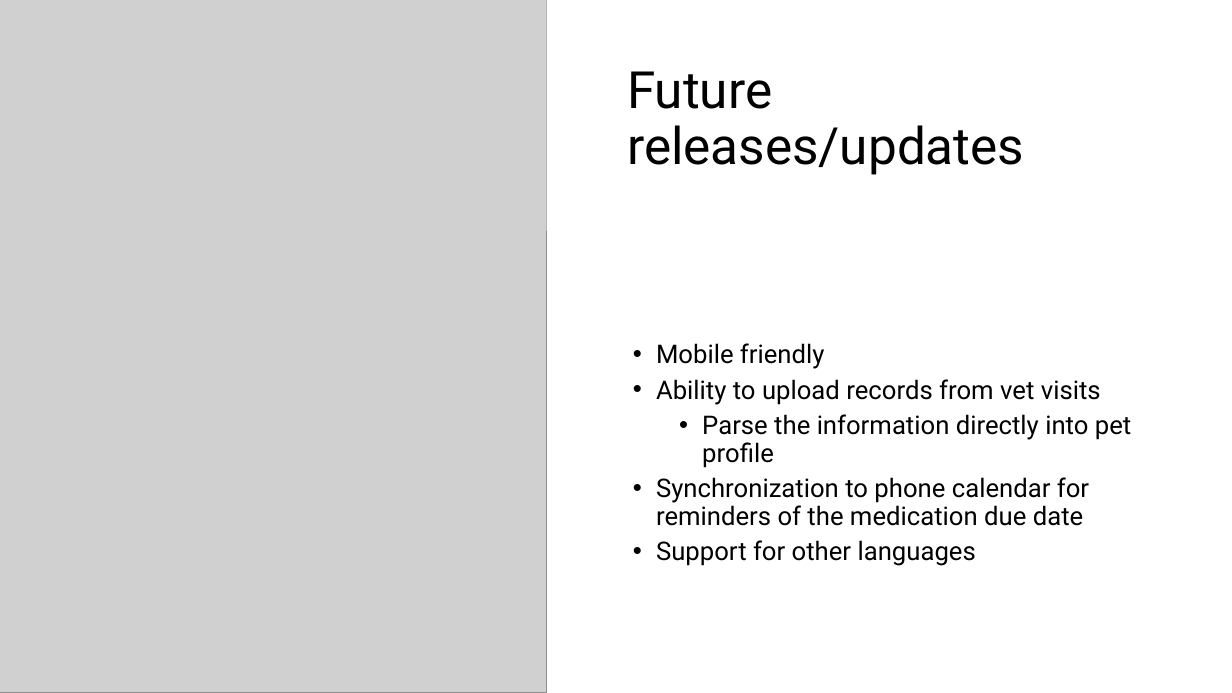
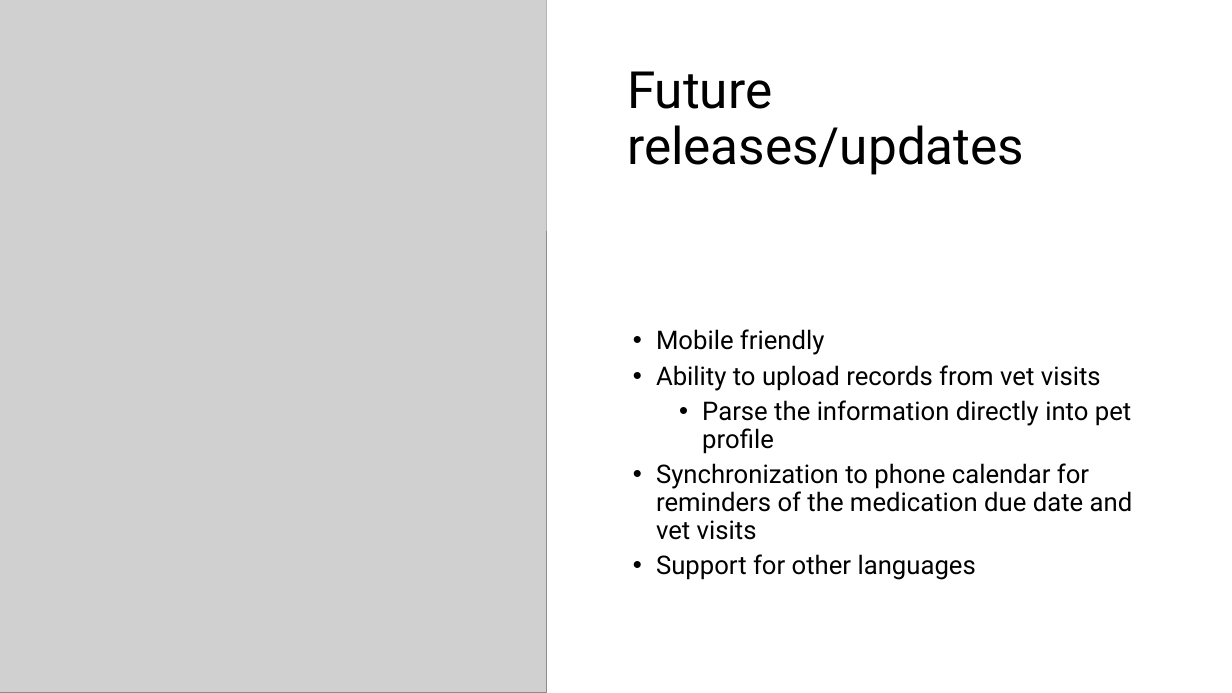
Before and after one commit to fcynnek/Final-Project, a slide deck: slide 9 of Final Project Documentation/Final Project Presentation.pptx (slide 8 before the commit). Drawn at 1232x693 pixels with LibreOffice and Linux fonts; fonts in the diff are those of the drawing; grey boxes stand for pictures. Boxes give left, top, right and bottom in pixels: in the first picture for what was removed or moved away, otherwise in the second. Text is boxed around its words. In the diff, an @@ line names an element or a change of style, - is before the commit and + after.

```diff
--- a/Final Project Documentation/Final Project Presentation.pptx
+++ b/Final Project Documentation/Final Project Presentation.pptx
@@ text at [656,463,1133,540]: text changed @@
-• Synchronization to phone calendar for reminders of the medication due date
+• Synchronization to phone calendar for reminders of the medication due date and vet visits
```
Also in this commit, not shown: 3 other slides changed, 1 slide added.
